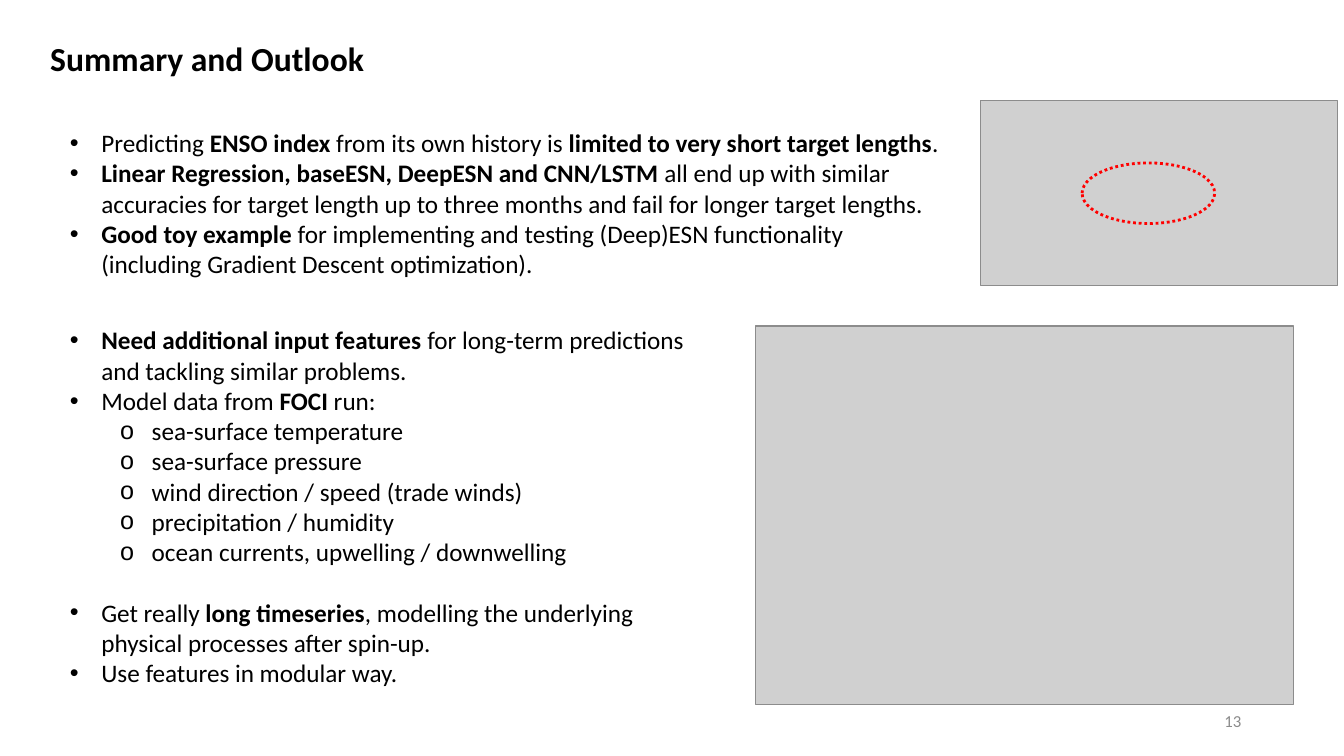
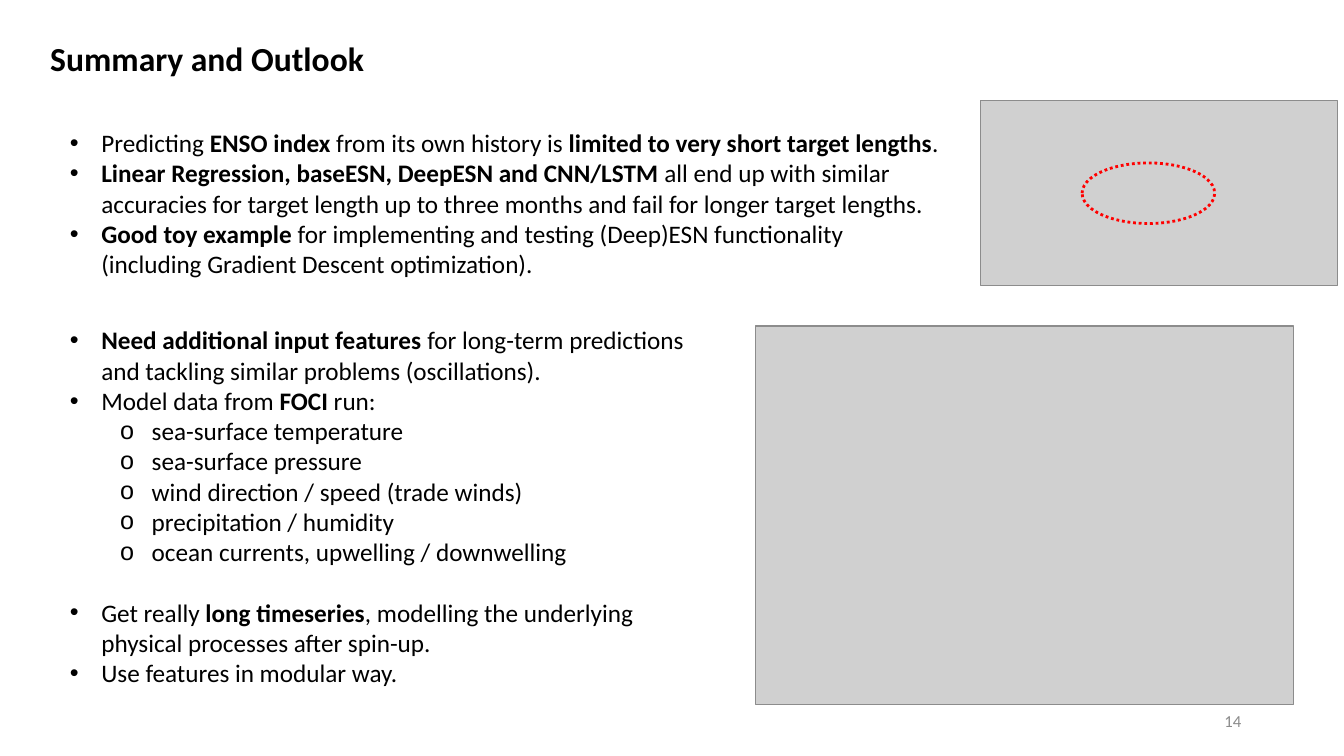
Before and after one commit to MarcoLandtHayen/EchoStateNetworks, a slide deck: slide 14 of ESN_exp06_ENSO_PImeeting.pptx (slide 13 before the commit). Drawn at 1344x756 pixels with LibreOffice and Linux fonts; fonts in the diff are those of the drawing; grey boxes stand for pictures. Boxes give left, top, right and bottom in pixels: in the first picture for what was removed or moved away, otherwise in the second. Text is boxed around its words. In the diff, an @@ line names an element or a change of style, - is before the commit and + after.

```diff
--- a/ESN_exp06_ENSO_PImeeting.pptx
+++ b/ESN_exp06_ENSO_PImeeting.pptx
@@ text at (101, 331, 683, 385): text changed @@
-• Need additional input features for long-term predictions and tackling similar problems.
+• Need additional input features for long-term predictions and tackling similar problems (oscillations).
@@ page number at (1224, 716, 1241, 727): text changed @@
-13
+14
```
Also in this commit, not shown: 1 slide added, 4 other files.
